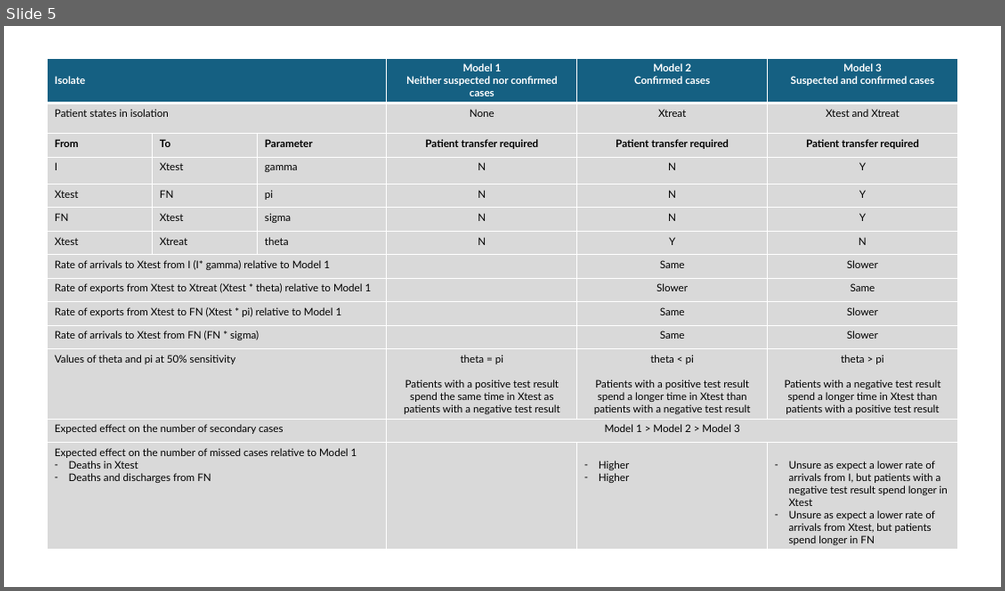
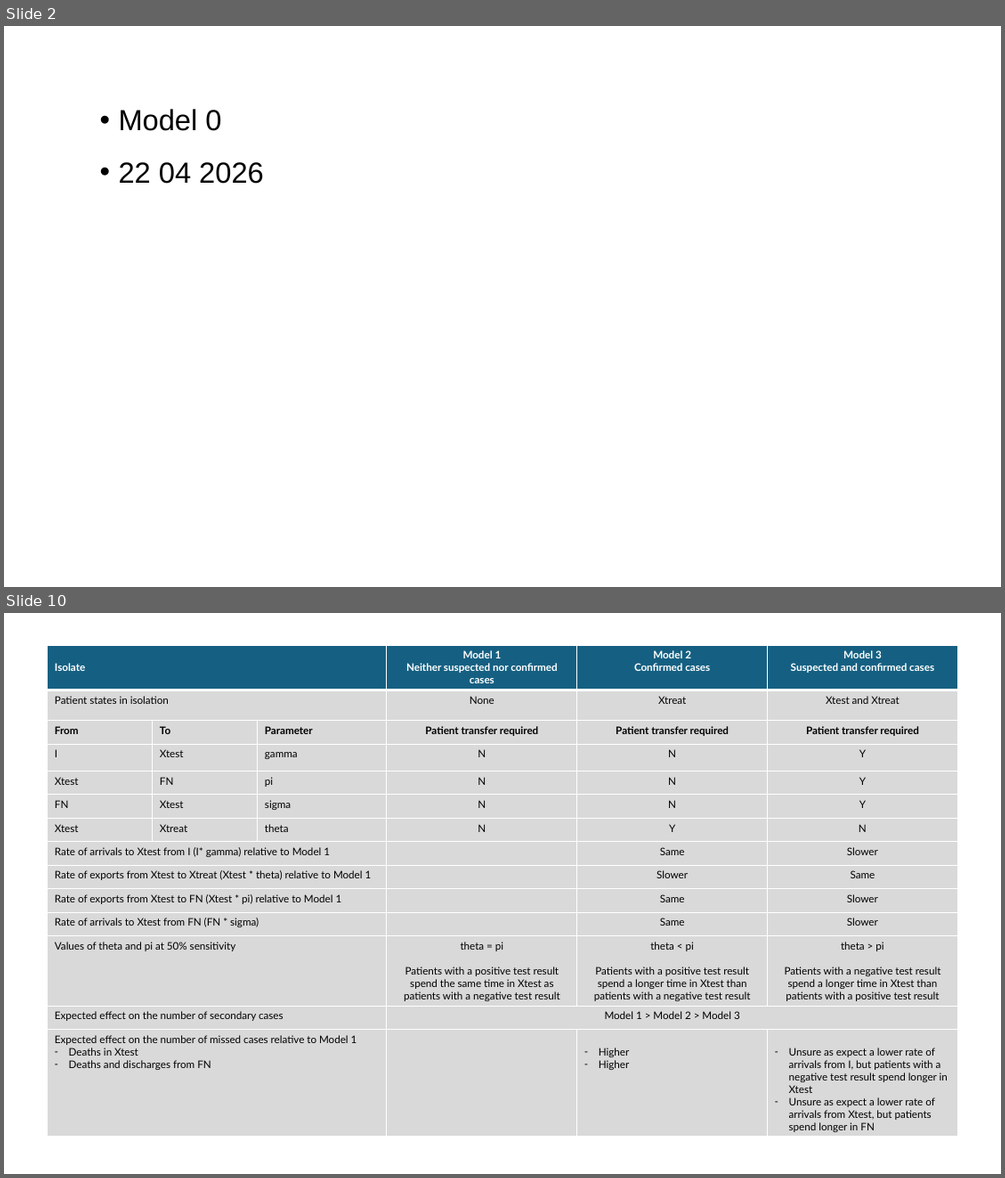
Before and after one commit to LFell/R_Cdiff_Model, a slide deck: Images/261014 Model diagrams with patient transfer.pptx. Shown one above the other, each under a label of ours: slide 5 before the commit, slides 2 and 10 after it; the slides between them are not shown. The pictures are 1005x591 and 1005x1178 pixels, drawn with LibreOffice and Linux fonts; fonts in the diff are those of the drawing. Boxes give left, top, right and bottom in pixels: in the first picture for what was removed or moved away, otherwise in the second. Text is boxed around its words. In the diff, an @@ line names an element or a change of style, - is before the commit and + after.

```diff
--- a/Images/261014 Model diagrams with patient transfer.pptx
+++ b/Images/261014 Model diagrams with patient transfer.pptx
@@ slide 2 added at box(4, 26, 1001, 587), background #FFFFFF @@
@@ text added at box(119, 109, 264, 184), 28 pt, text #000000 @@
+• Model 0
+• 22 04 2026
@@ what was slide 5 is now slide 10 @@
```
Also in this commit, not shown: 5 slides changed, 5 other slides added, 13 other files.
